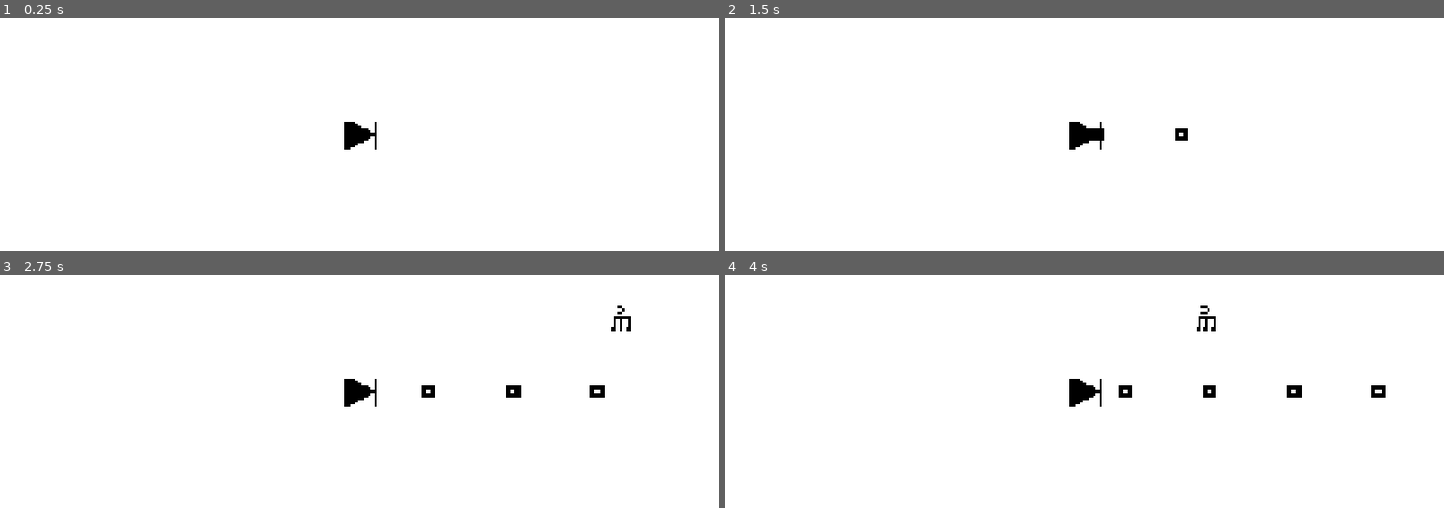
Above: before the commit, frames 1-4 (two rows, left to right).
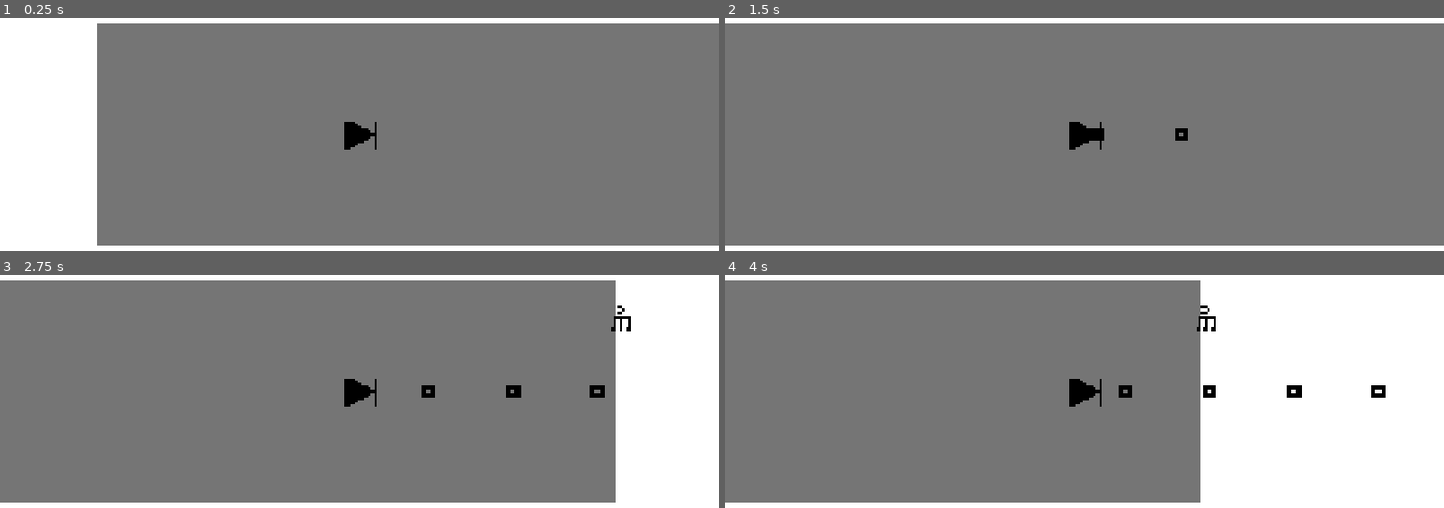
Above: after the commit, the same moments.

Repository: chorwat2137/haven-2026
Game: Godot game, scene res://scenes/main.tscn
The game is run twice, just before and just after one commit, with the same random seed, the same clock (stepped at 60 frames per second) and the same inputs. This scene is started directly instead of the project's main scene.
Inputs:
- Up to frame 1 (0.25 s): no input
- Up to frame 2 (1.5 s): tap Enter (ui_accept) at 0.5, 0.77 s; hold Right (ui_right) from 0.53 s (still down); tap Space (shoot) at 0.6, 1.35 s
- Up to frame 3 (2.75 s): tap Enter (ui_accept) at 1.52 s; release Right (ui_right) at 2.03 s; hold Left (ui_left) from 2.03 s (still down); tap Space (shoot) at 2.1 s
- Up to frame 4 (4 s): release Left (ui_left) at 2.78 s; hold Right (ui_right) from 2.78 s (still down); tap Space (shoot) at 2.85, 3.6 s; tap Enter (ui_accept) at 3.02, 3.77 s

The runs differ from the first frame. In frame 1, 82% of the frame differs, in the area x 13-100%, y 2-98%; in frame 2, 95%, in the area x 0-100%, y 2-98%; in frame 3, 81%; in frame 4, 63%.

Commit message:
Automatic sync

Diff:
--- a/scenes/main.tscn
+++ b/scenes/main.tscn
@@ -14,5 +14,6 @@
 offset_top = 240.0
 offset_right = 2009.0
 offset_bottom = 840.0
+color = Color(0.46, 0.46, 0.46, 1)
 
 [node name="Player" parent="." unique_id=2121710803 instance=ExtResource("1_o5qli")]
